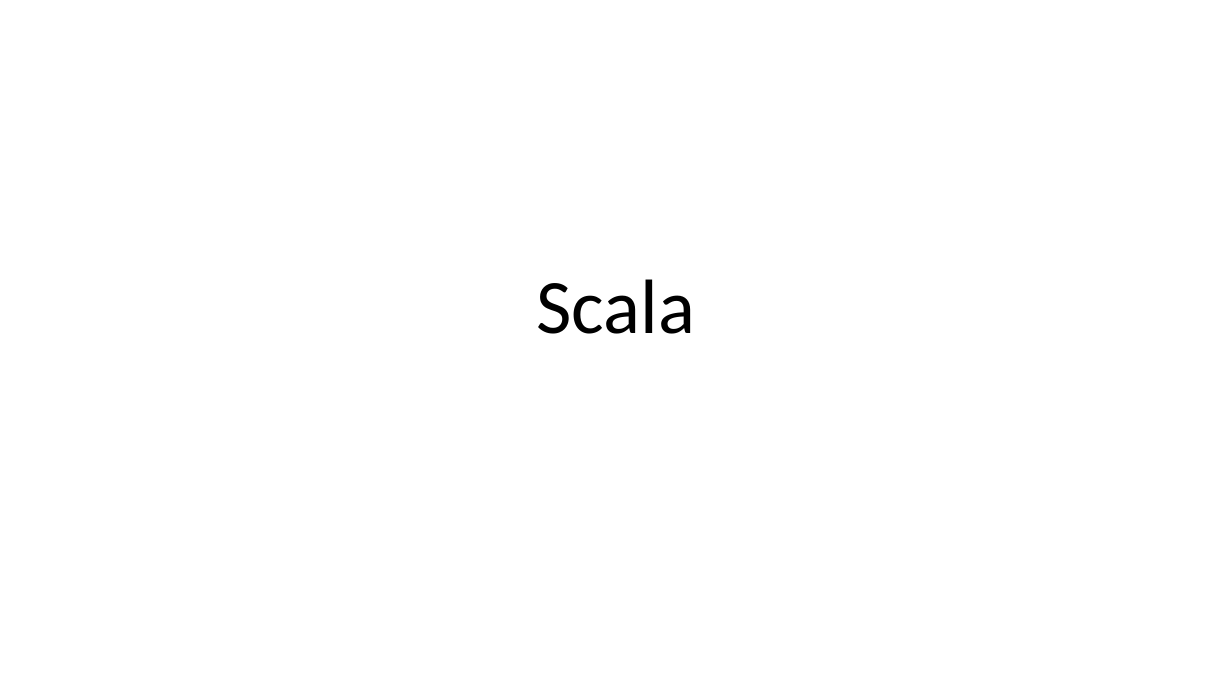
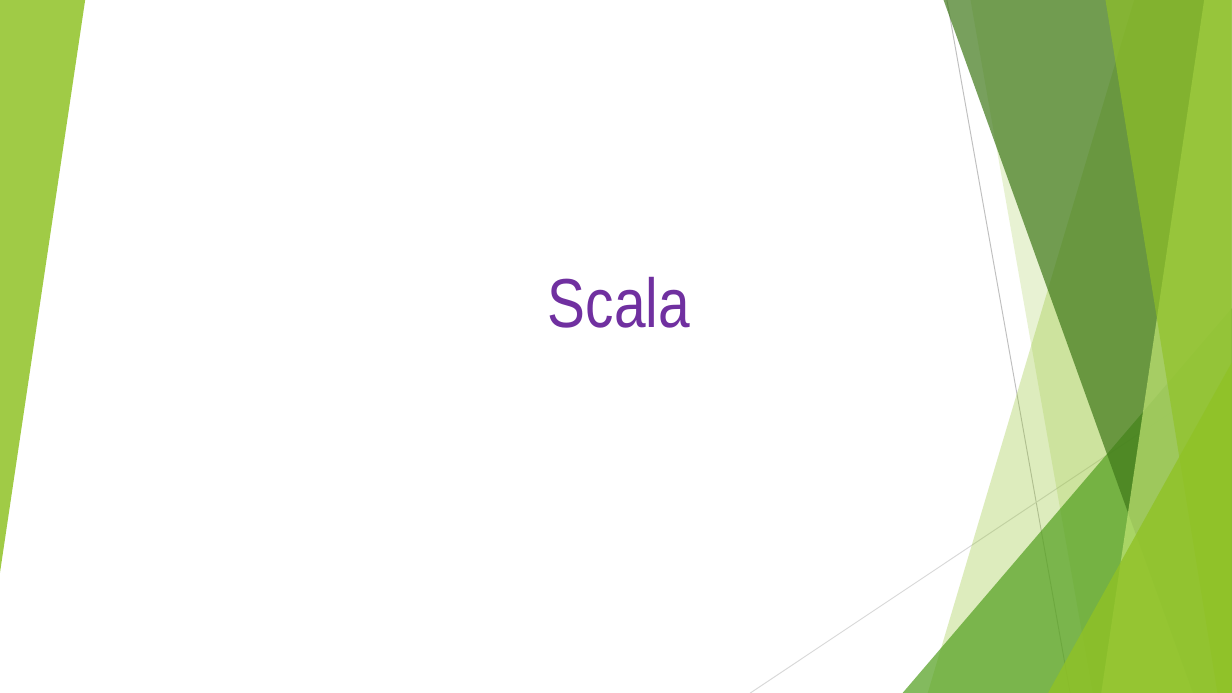
Before and after one commit to Anveshan3175/ScalaTrainingPrep, a slide deck: slide 1 of ScalaRepositary/ScalaTrainingPrep/Scala.pptx. Drawn at 1232x693 pixels with LibreOffice and Linux fonts; fonts in the diff are those of the drawing. Boxes give left, top, right and bottom in pixels: in the first picture for what was removed or moved away, otherwise in the second. Text is boxed around its words. In the diff, an @@ line names an element or a change of style, - is before the commit and + after.

```diff
--- a/ScalaRepositary/ScalaTrainingPrep/Scala.pptx
+++ b/ScalaRepositary/ScalaTrainingPrep/Scala.pptx
@@ group added at [0,0,1232,693]: 5 freeform shapes, 3 triangles, 2 lines @@
@@ title "Scala": place and size @@
-title "Scala" at [537,279,696,334]
+title "Scala" at [548,276,690,328]
@@ title "Scala" at [548,276,690,328]: size 60 to 54 pt, font Calibri to Arial Narrow, text colour #000000 to #7030A0; line spacing 0.9 to 1 @@
```
Also in this commit, not shown: 3 slides added, 1 other file.
